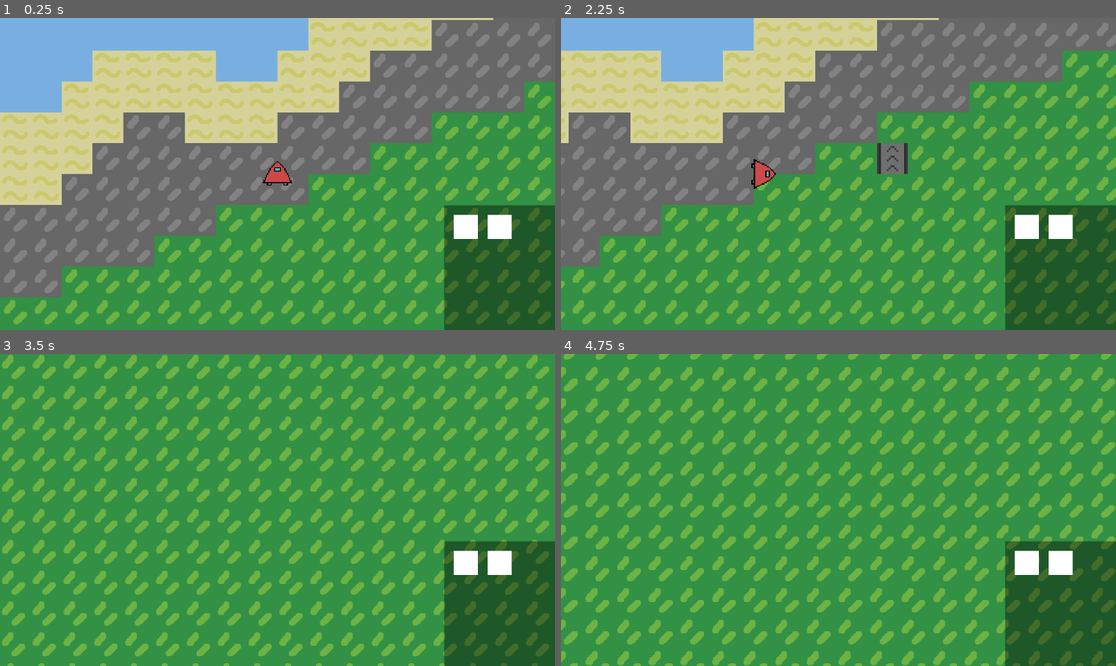
Above: before the commit, frames 1-4 (two rows, left to right).
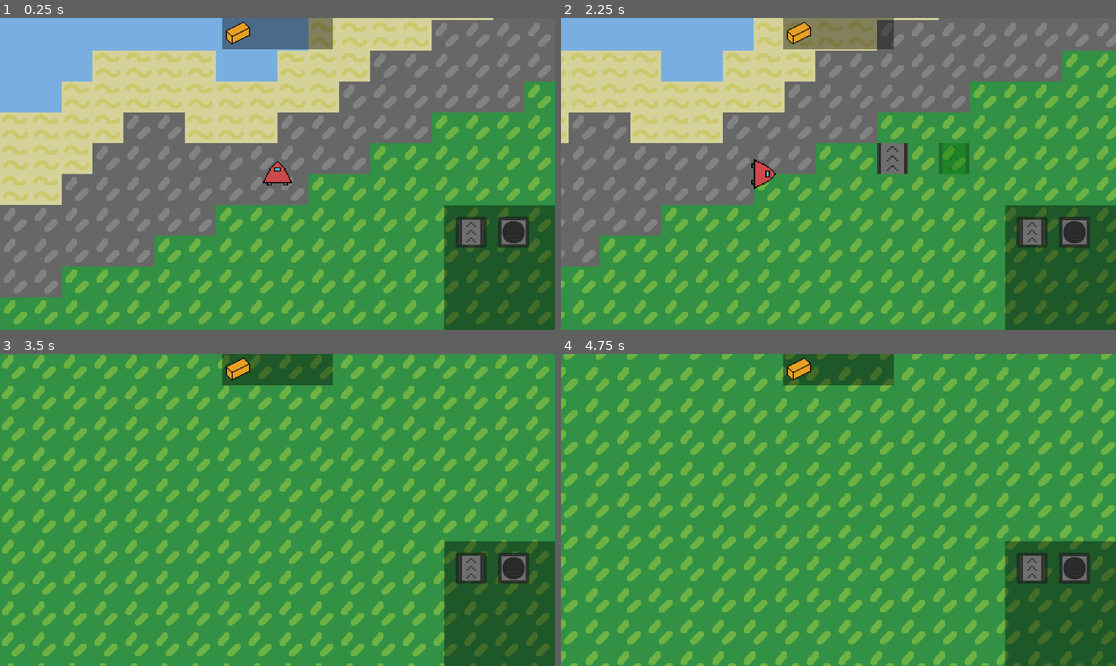
Above: after the commit, the same moments.

Repository: pp1522/Dusty-Mine
Game: Godot game, scene res://Scenes/main.tscn
Same seed, same stepped clock (60 frames per second), same inputs: the game is played once before the commit and once after it.
Inputs (mouse positions are in pixels of both pictures, inside the frame that each line leads up to; where the layout moved, square brackets give the same spot in the first picture):
- Up to frame 1 (0.25 s): no input
- Up to frame 2 (2.25 s): click (1077, 233) [1027, 227] at 0.5 s; click (1032, 233) [1060, 227] at 1.25 s; tap Enter at 2 s; move the mouse to (960, 158) at 2.02 s; hold D (right) from 2.03 s (still down); click (960, 158) at 2.1 s
- Up to frame 3 (3.5 s): move the mouse to (166, 525) at 2.77 s; release D (right) at 2.78 s; hold S (down) from 2.78 s (still down); right-click (166, 525) at 2.85 s
- Up to frame 4 (4.75 s): move the mouse to (894, 441) at 3.52 s; release S (down) at 3.53 s; hold D (right) 3.53-4.28 s; tap R (rotate) at 3.6 s; move the mouse to (810, 572) at 4.27 s; hold W (up) from 4.28 s (still down); tap Mouse wheel up (zoom in) at 4.35 s

The runs differ from the first frame. In frame 1, 3.3% of the frame differs, in the area x 40-96%, y 0-74%; in frame 2, 3.8%; in frame 3, 3.3%; in frame 4, 3.3%.

Commit message:
Fix Building system bug

Diff:
--- a/Object/gui.tscn
+++ b/Object/gui.tscn
@@ -1,11 +1,34 @@
 [gd_scene format=3 uid="uid://ct4jgj6ewempq"]
 
-[ext_resource type="Script" uid="uid://c0g4m2pc3g7bs" path="res://Scripts/gui.gd" id="1_cbbba"]
+[ext_resource type="Script" uid="uid://em4eb0jnytcu" path="res://Scripts/gui.gd" id="1_cbbba"]
+[ext_resource type="Script" uid="uid://c0g4m2pc3g7bs" path="res://Scripts/building_gui.gd" id="2_xsjf8"]
+[ext_resource type="Script" uid="uid://x6rcbdr5gv2w" path="res://Scripts/button_type.gd" id="2_yfyb4"]
+[ext_resource type="Texture2D" uid="uid://ccj00ys5tki8p" path="res://Assets/building/belt.png" id="3_ttf4w"]
+[ext_resource type="Texture2D" uid="uid://cswgb6s2m1vu5" path="res://Assets/building/drill.png" id="4_x1ilv"]
+[ext_resource type="Script" uid="uid://bhb7tfy0i18pw" path="res://Scripts/inventory.gd" id="5_ttf4w"]
+[ext_resource type="Texture2D" uid="uid://chk0h05gkqcq" path="res://Assets/items/copper_ingot.png" id="6_mdw2k"]
+[ext_resource type="Script" uid="uid://2y2rfvvrddfp" path="res://Scripts/resource_type.gd" id="7_xsjf8"]
 
-[sub_resource type="StyleBoxFlat" id="StyleBoxFlat_cbbba"]
-bg_color = Color(1, 1, 1, 1)
+[sub_resource type="Resource" id="Resource_yfyb4"]
+script = ExtResource("2_yfyb4")
+name = "belt"
+image = ExtResource("3_ttf4w")
+metadata/_custom_type_script = "uid://x6rcbdr5gv2w"
 
-[node name="Gui" type="Control" unique_id=2009881913 node_paths=PackedStringArray("button")]
+[sub_resource type="Resource" id="Resource_ttf4w"]
+script = ExtResource("2_yfyb4")
+name = "drill"
+image = ExtResource("4_x1ilv")
+size = Vector2i(2, 2)
+metadata/_custom_type_script = "uid://x6rcbdr5gv2w"
+
+[sub_resource type="Resource" id="Resource_lejmp"]
+script = ExtResource("7_xsjf8")
+name = "copper"
+image = ExtResource("6_mdw2k")
+metadata/_custom_type_script = "uid://2y2rfvvrddfp"
+
+[node name="Gui" type="Control" unique_id=2009881913]
 layout_mode = 3
 anchors_preset = 15
 anchor_right = 1.0
@@ -13,7 +36,6 @@
 grow_horizontal = 2
 grow_vertical = 2
 script = ExtResource("1_cbbba")
-button = [NodePath("Building/drill"), NodePath("Building/belt")]
 
 [node name="Building" type="Control" parent="." unique_id=501285772]
 layout_mode = 1
@@ -21,6 +43,8 @@
 anchor_top = 0.6
 anchor_right = 1.0
 anchor_bottom = 1.0
+script = ExtResource("2_xsjf8")
+button = Array[ExtResource("2_yfyb4")]([SubResource("Resource_yfyb4"), SubResource("Resource_ttf4w")])
 
 [node name="ColorRect" type="ColorRect" parent="Building" unique_id=560173485]
 layout_mode = 1
@@ -31,18 +55,22 @@
 grow_vertical = 2
 color = Color(0, 0, 0, 0.39215687)
 
-[node name="drill" type="Button" parent="Building" unique_id=1042256724]
-layout_mode = 0
-offset_left = 20.0
-offset_top = 20.0
-offset_right = 70.0
-offset_bottom = 70.0
-theme_override_styles/normal = SubResource("StyleBoxFlat_cbbba")
+[node name="Items" type="Control" parent="." unique_id=2090293194]
+layout_mode = 1
+anchor_left = 0.4
+anchor_right = 0.6
+anchor_bottom = 0.1
+grow_horizontal = 2
+script = ExtResource("5_ttf4w")
+resources = Array[Object]([SubResource("Resource_lejmp")])
 
-[node name="belt" type="Button" parent="Building" unique_id=1674739937]
-layout_mode = 0
-offset_left = 90.0
-offset_top = 20.0
-offset_right = 140.0
-offset_bottom = 70.0
-theme_override_styles/normal = SubResource("StyleBoxFlat_cbbba")
+[node name="ColorRect" type="ColorRect" parent="Items" unique_id=1617730566]
+layout_mode = 1
+anchors_preset = 15
+anchor_right = 1.0
+anchor_bottom = 1.0
+grow_horizontal = 2
+grow_vertical = 2
+color = Color(0, 0, 0, 0.39215687)
+
+[connection signal="select" from="Building" to="." method="_on_building_select"]
--- a/Scenes/main.tscn
+++ b/Scenes/main.tscn
@@ -192,7 +192,6 @@
 [node name="Camera2D" type="Camera2D" parent="." unique_id=1765248887]
 zoom = Vector2(2, 2)
 script = ExtResource("3_kry3j")
-min_zoom = 0.2
 
 [node name="CanvasLayer" type="CanvasLayer" parent="." unique_id=17001104]
 
--- a/Scripts/build.gd
+++ b/Scripts/build.gd
@@ -196,12 +196,6 @@
 func _on_gui_building_select(building: String) -> void:
 	if BUILDING.has(building):
 		select_building = building
-
-		if current_building:
-			current_building.queue_free()
-			current_building = null
-			select_building = ""
-
 		set_current_building(building)
 	else:
 		if current_building:
--- a/Scripts/building.gd
+++ b/Scripts/building.gd
@@ -10,6 +10,7 @@
 @export var can_place_on_liquid: bool = false
 @export var require_place_on_ore: bool = false
 
+var item: Array[ResourceType] = []
 var remove: bool = false
 
 func get_global_rect():
--- /dev/null
+++ b/Scripts/building_gui.gd
@@ -0,0 +1,36 @@
+extends Control
+
+
+signal select(building)
+
+@export var button: Array[BuildingButton]
+
+@export var button_size: int = 32
+@export var button_scale: float = 2
+@export var button_offset: int = 24
+
+func _ready():
+	select.emit("")
+
+	var x = button_offset
+	for b in button:
+		var button_node = Button.new()
+		button_node.name = b.name
+		button_node.icon = b.image
+
+		button_node.size.x = b.size.x*button_size + 8
+		button_node.size.y = b.size.y*button_size + 8
+		button_node.position.x = x
+		button_node.position.y = button_offset
+
+		button_node.scale.x = float(button_size)/(b.size.x*button_size+8)*button_scale
+		button_node.scale.y = float(button_size)/(b.size.y*button_size+8)*button_scale
+
+		button_node.pressed.connect(button_press.bind(button_node))
+
+		add_child(button_node)
+
+		x += button_size*button_scale + button_offset
+
+func button_press(b: Button):
+	select.emit(b.name)
--- /dev/null
+++ b/Scripts/button_type.gd
@@ -0,0 +1,7 @@
+class_name BuildingButton
+extends Resource
+
+
+@export var name: String
+@export var image: CompressedTexture2D
+@export var size: Vector2i = Vector2i(1, 1)
--- a/Scripts/gui.gd
+++ b/Scripts/gui.gd
@@ -3,13 +3,6 @@
 
 signal building_select(building)
 
-@export var button: Array[Button]
 
-func _ready():
-	building_select.emit("")
-
-	for b:Button in button:
-		b.pressed.connect(button_press.bind(b))
-
-func button_press(b: Button):
-	building_select.emit(b.name)
+func _on_building_select(building: Variant) -> void:
+	building_select.emit(building)
--- /dev/null
+++ b/Scripts/inventory.gd
@@ -0,0 +1,30 @@
+extends Control
+
+
+@export var resources: Array[ResourceType] = []
+
+# Hmm I have seen this before...
+@export var item_size: float = 32.0
+@export var item_scale: float = 2
+@export var item_offset: int = 0
+
+
+func _ready() -> void:
+
+	var x = 0
+	for r in resources:
+		var item = TextureRect.new()
+		item.name = r.name
+		item.texture = r.image
+
+		item.size.x = 40
+		item.size.y = 40
+		item.position.x = x
+		item.position.y = item_offset
+
+		item.scale.x = item_size/40*item_scale
+		item.scale.y = item_size/40*item_scale
+
+		add_child(item)
+
+		x += 40 + item_offset
--- /dev/null
+++ b/Scripts/resource_type.gd
@@ -0,0 +1,6 @@
+class_name ResourceType
+extends Resource
+
+
+@export var name: String
+@export var image: CompressedTexture2D
Binary file added: Assets/items/copper_ingot.png
Not shown, added: Assets/items/copper_ingot.png.import
Not shown, added: Scripts/building_gui.gd.uid
Not shown, added: Scripts/button_type.gd.uid
Not shown, changed: Scripts/gui.gd.uid
Not shown, added: Scripts/inventory.gd.uid
Not shown, added: Scripts/resource_type.gd.uid
